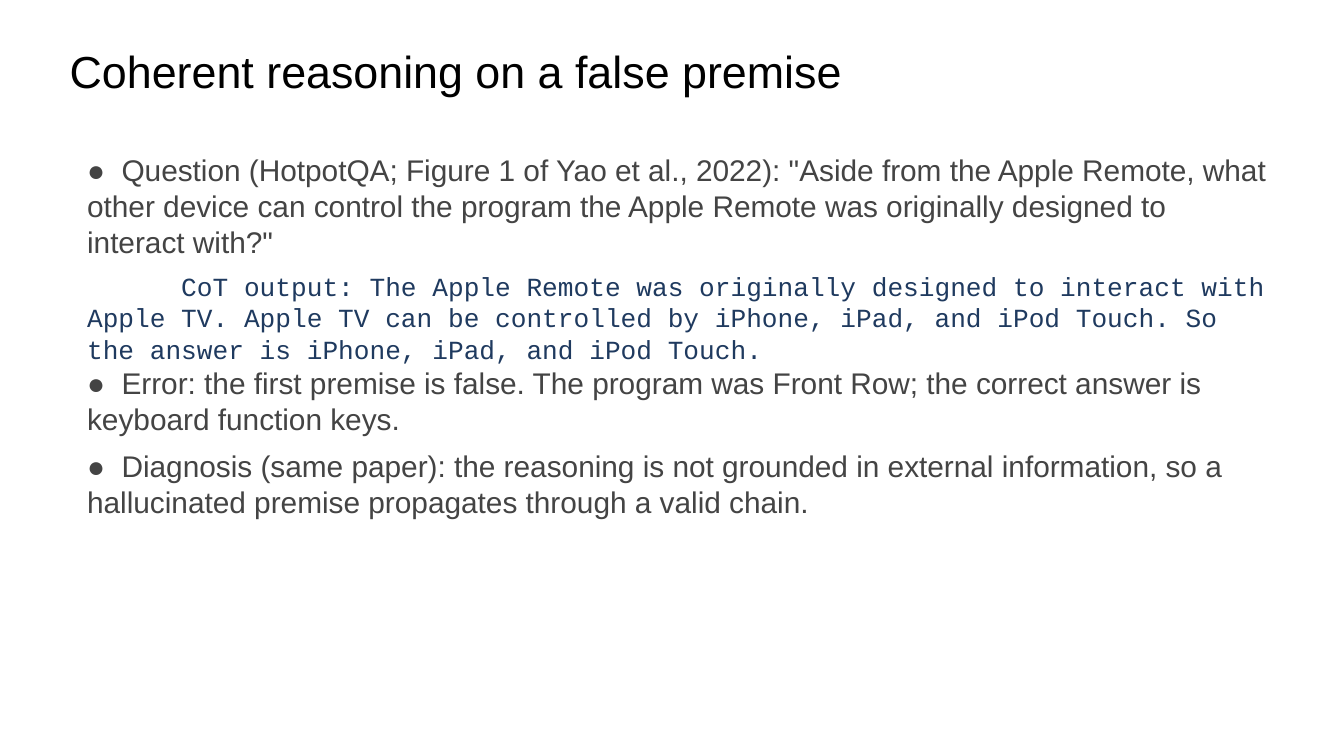
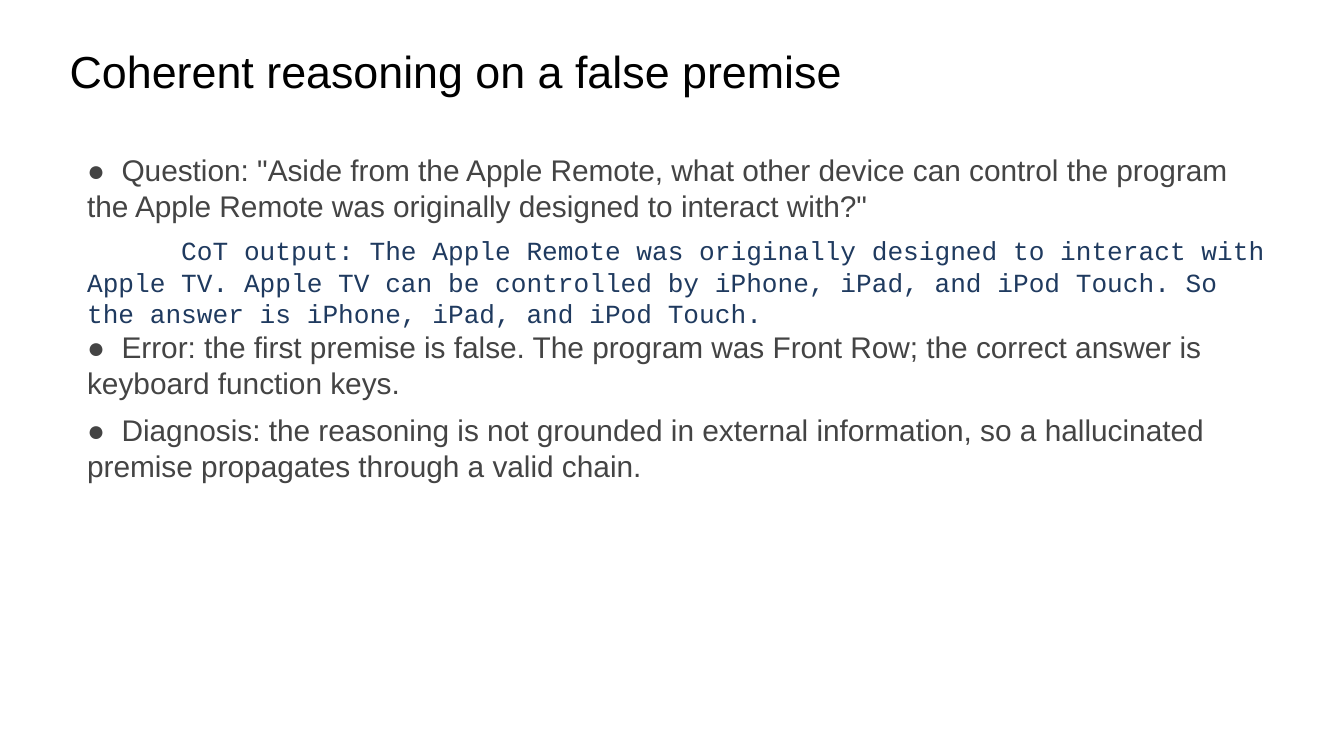
Before and after one commit to ralbu85/stml_2026, a slide deck: slide 19 of lectures/week02/slides-draft-w2.pptx. Drawn at 1344x756 pixels with LibreOffice and Linux fonts; fonts in the diff are those of the drawing. Boxes give left, top, right and bottom in pixels: in the first picture for what was removed or moved away, otherwise in the second. Text is boxed around its words. In the diff, an @@ line names an element or a change of style, - is before the commit and + after.

```diff
--- a/lectures/week02/slides-draft-w2.pptx
+++ b/lectures/week02/slides-draft-w2.pptx
@@ text at box(87, 159, 1227, 222): text changed @@
-● Question (HotpotQA; Figure 1 of Yao et al., 2022): "Aside from the Apple Remote, what other device can control the program the Apple Remote was originally designed to interact with?"
+● Question: "Aside from the Apple Remote, what other device can control the program the Apple Remote was originally designed to interact with?"
@@ text at box(87, 419, 1204, 482): text changed @@
-● Diagnosis (same paper): the reasoning is not grounded in external information, so a hallucinated premise propagates through a valid chain.
+● Diagnosis: the reasoning is not grounded in external information, so a hallucinated premise propagates through a valid chain.
```
Also in this commit, not shown: 14 other slides changed, 1 other file.
